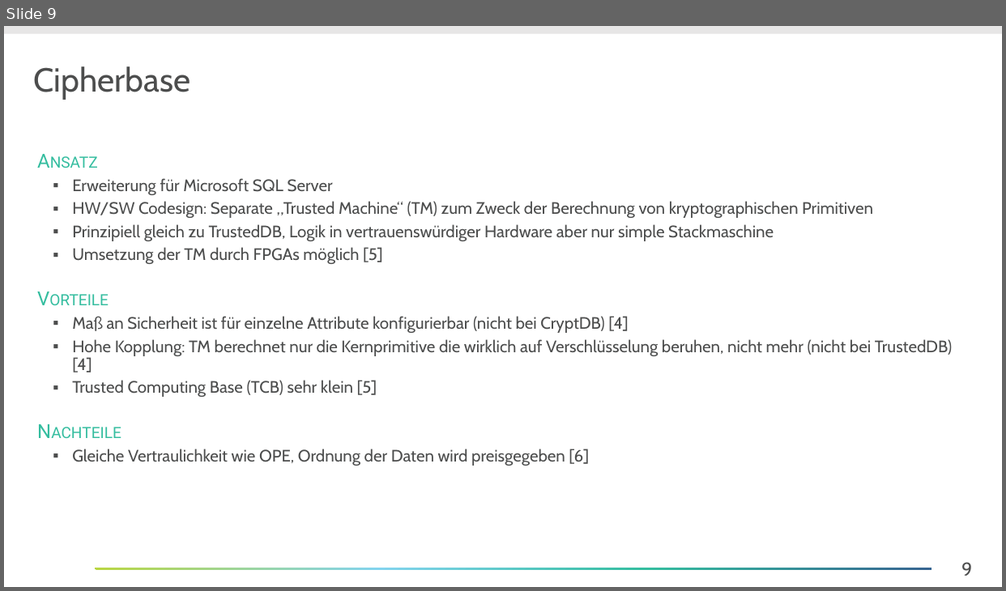
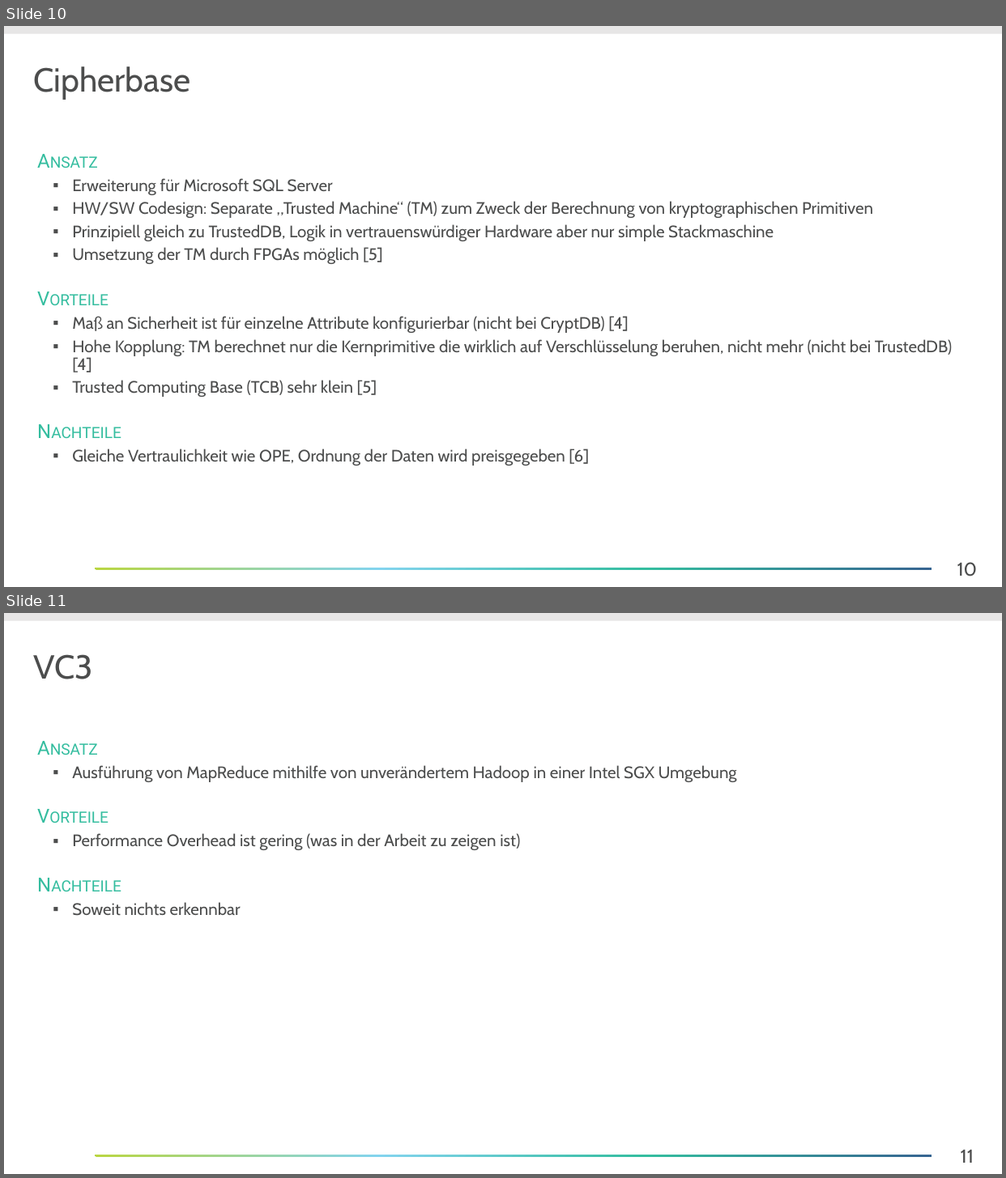
Before and after one commit to Lucku/bachelorthesis, a slide deck: Dokument/Entwürfe/02 Verwandte Arbeiten.pptx. Shown one above the other, each under a label of ours: slide 9 before the commit, slides 10 and 11 after it. The pictures are 1006x591 and 1006x1178 pixels, drawn with LibreOffice and Linux fonts; fonts in the diff are those of the drawing; background and template pictures are left out. Boxes give left, top, right and bottom in pixels: in the first picture for what was removed or moved away, otherwise in the second. Text is boxed around its words. In the diff, an @@ line names an element or a change of style, - is before the commit and + after.

```diff
--- a/Dokument/Entwürfe/02 Verwandte Arbeiten.pptx
+++ b/Dokument/Entwürfe/02 Verwandte Arbeiten.pptx
@@ slide 11 added at (4, 613, 1002, 1174), background #FFFFFF; not listed: 3 template elements that a slide beside it also shows @@
@@ title added at (33, 654, 93, 679), 24 pt, text #4C4D4D @@
+VC3
@@ text added at (72, 765, 737, 916), 12 pt, text #4C4D4D @@
+  Ansatz
+  ▪ Ausführung von MapReduce mithilfe von unverändertem Hadoop in einer Intel SGX Umgebung
+  Vorteile
+  ▪ Performance Overhead ist gering (was in der Arbeit zu zeigen ist)
+  Nachteile
+  ▪ Soweit nichts erkennbar
@@ what was slide 9 is now slide 10 @@
@@ page number at (957, 562, 978, 577): text changed @@
-9
+10
```
Also in this commit, not shown: 2 slides changed, 1 other slide added, 12 other files.
